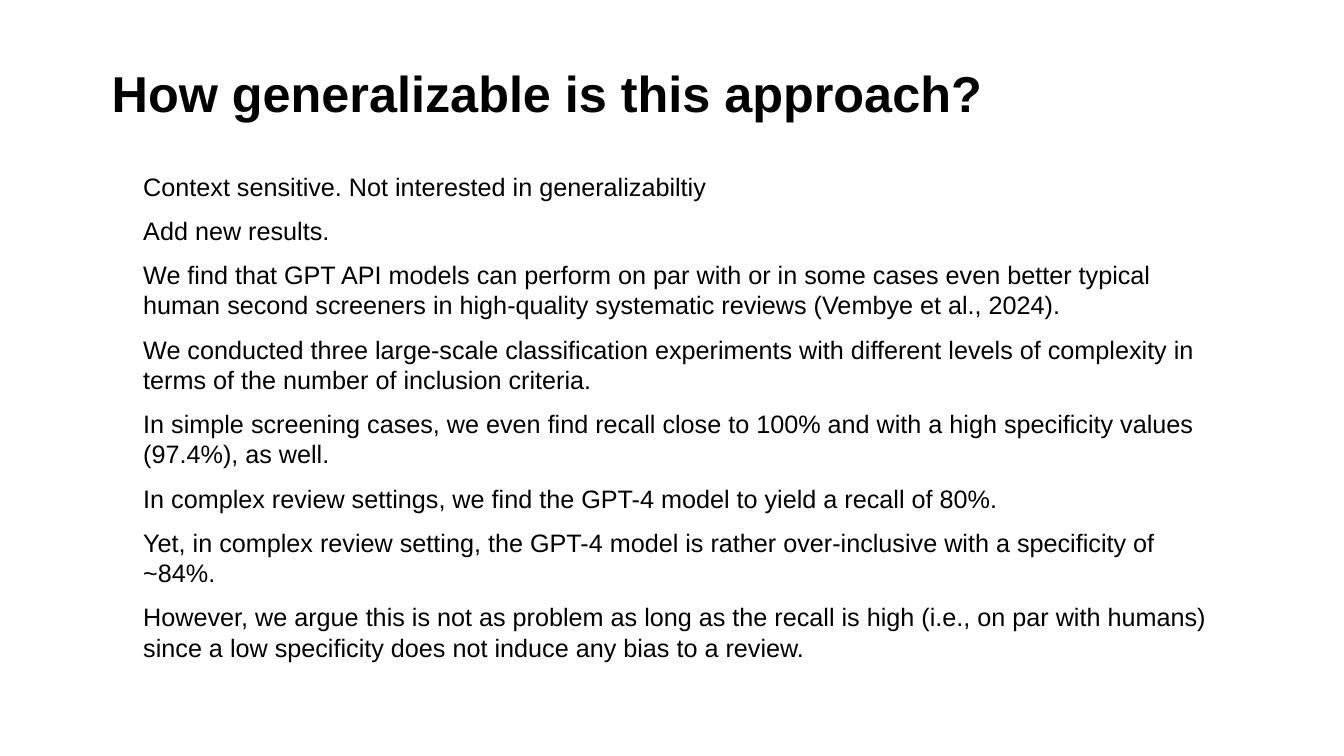
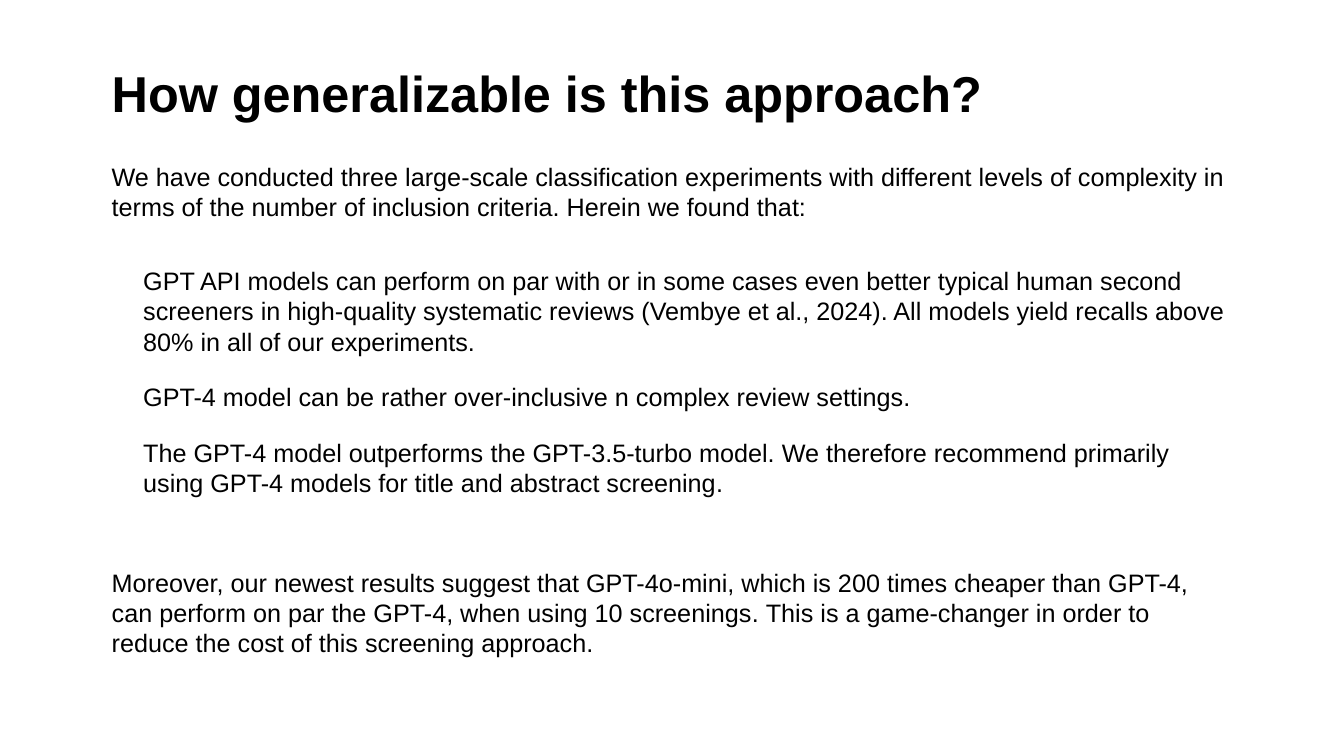
Before and after one commit to MikkelVembye/SRMA-SIG-presentation, a slide deck: slide 8 of SRMA SIG presentation 2024 .potx.pptx. Drawn at 1344x756 pixels with LibreOffice and Linux fonts; fonts in the diff are those of the drawing; background and template pictures are left out. Boxes give left, top, right and bottom in pixels: in the first picture for what was removed or moved away, otherwise in the second. Text is boxed around its words. In the diff, an @@ line names an element or a change of style, - is before the commit and + after.

```diff
--- a/SRMA SIG presentation 2024 .potx.pptx
+++ b/SRMA SIG presentation 2024 .potx.pptx
@@ text at <box>112,167,1224,658</box>: text changed @@
-• Context sensitive. Not interested in generalizabiltiy
-• Add new results.
-• We find that GPT API models can perform on par with or in some cases even better typical human second screeners in high-quality systematic reviews (Vembye et al., 2024).
-• We conducted three large-scale classification experiments with different levels of complexity in terms of the number of inclusion criteria.
-• In simple screening cases, we even find recall close to 100% and with a high specificity values (97.4%), as well.
-• In complex review settings, we find the GPT-4 model to yield a recall of 80%.
-• Yet, in complex review setting, the GPT-4 model is rather over-inclusive with a specificity of ~84%.
-• However, we argue this is not as problem as long as the recall is high (i.e., on par with humans) since a low specificity does not induce any bias to a review.
+We have conducted three large-scale classification experiments with different levels of complexity in terms of the number of inclusion criteria. Herein we found that:
+• GPT API models can perform on par with or in some cases even better typical human second screeners in high-quality systematic reviews (Vembye et al., 2024). All models yield recalls above 80% in all of our experiments.
+• GPT-4 model can be rather over-inclusive n complex review settings.
+• The GPT-4 model outperforms the GPT-3.5-turbo model. We therefore recommend primarily using GPT-4 models for title and abstract screening.
+Moreover, our newest results suggest that GPT-4o-mini, which is 200 times cheaper than GPT-4, can perform on par the GPT-4, when using 10 screenings. This is a game-changer in order to reduce the cost of this screening approach.
```
Also in this commit, not shown: 10 other slides changed, 5 other files.
